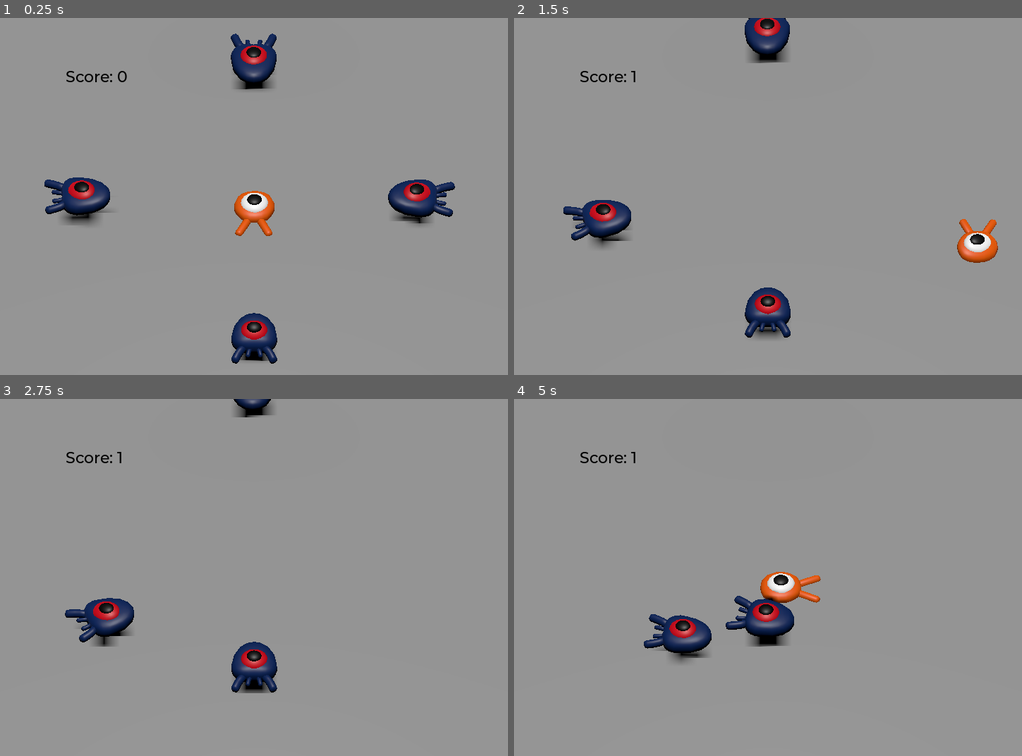
Above: before the commit, frames 1-4 (two rows, left to right).
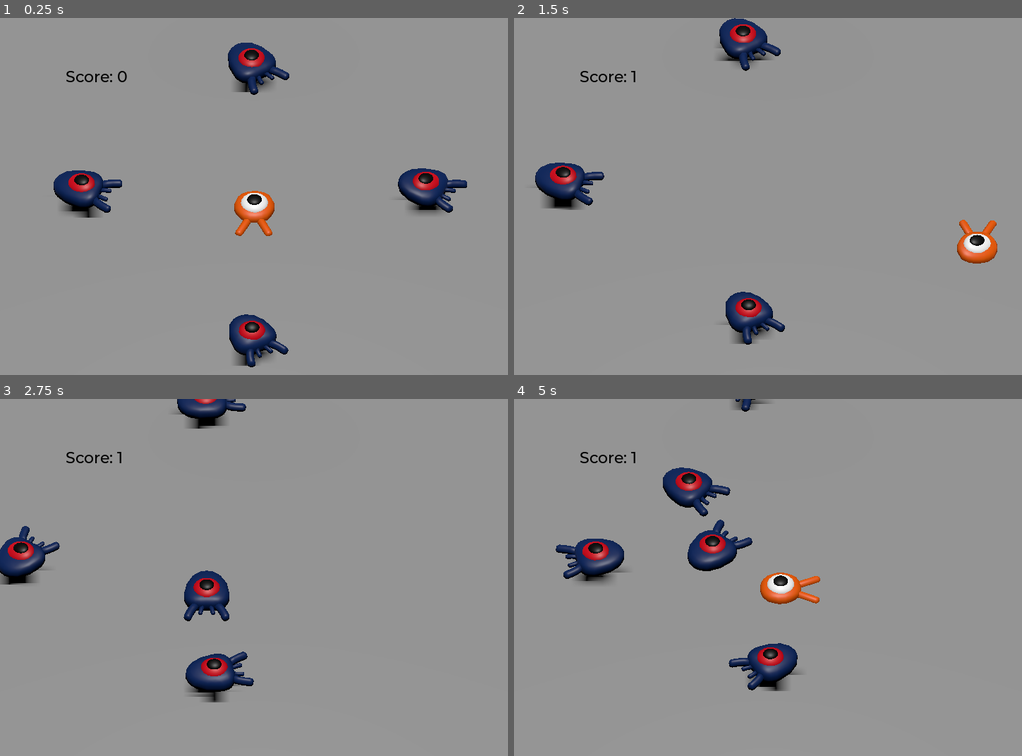
Above: after the commit, the same moments.

Repository: ph504/Godot-Tutorial
Game: Godot game, scene res://main.tscn
The game is run twice, just before and just after one commit, with the same random seed, the same clock (stepped at 60 frames per second) and the same inputs. This scene is started directly instead of the project's main scene.
Inputs:
- Up to frame 1 (0.25 s): no input
- Up to frame 2 (1.5 s): hold Right (move_right) 0.53-1.28 s; hold Down (move_back) from 1.28 s (still down)
- Up to frame 3 (2.75 s): release Down (move_back) at 2.03 s; hold Right (move_right) from 2.03 s (still down)
- Up to frame 4 (5 s): release Right (move_right) at 2.78 s; hold Up (move_forward) 2.78-3.53 s; hold Left (move_left) from 3.53 s (still down)

The runs differ from the first frame. In frame 1, 4.1% of the frame differs, in the area x 8-92%, y 4-98%; in frame 2, 5.5%; in frame 3, 6.4%; in frame 4, 7.2%, in the area x 8-61%, y 0-82%.

Commit message:
feat: Add Spawner Fix Mob Movement

Diff:
--- /dev/null
+++ b/SpawnTimer.gd
@@ -0,0 +1,11 @@
+extends Node
+
+@export var waitTime = 5
+# Called when the node enters the scene tree for the first time.
+func _ready():
+	pass # Replace with function body.
+
+
+# Called every frame. 'delta' is the elapsed time since the previous frame.
+func _process(delta):
+	pass
--- a/init_mob.gd
+++ b/init_mob.gd
@@ -1,40 +1,40 @@
 extends CharacterBody3D
 
 signal caught
-@export var rotation_speed = 1
+@export var rotation_speed = 5
 @export var min_speed = 0
 @export var max_speed = 3
 
 @export var player_position : Vector3
 
+var random_position = Vector3(randf()*20, 1, randf()*20)
 var time = 0
 
 func _physics_process(delta):
 	time+=delta
 	#transform = transform.rotated_local(up_direction, rotation_speed*delta)
 	#look_at(Vector3.UP.cross(position - Vector3(0,1,0)),Vector3.UP)
-	var random_position = Vector3(0,1,0)
-	if time > 1:
+	if time > 2.5:
 		time = 0
-		random_position = Vector3(randf_range(0,20), 1, randf_range(0,20))
-	#transform = transform.rotated(up_direction, rotation_speed*delta)
-	look_at(random_position, Vector3.UP)
-	#rotate_y(randf_range(-PI/4, PI/4))
+		random_position = Vector3(randf()*20 - 10, 1, randf()*20 - 10)
+
+	if(transform.basis.z.angle_to(random_position)>0.2):
+		transform = transform.rotated_local(up_direction, rotation_speed*delta)
 
 	var random_speed = randf_range(min_speed, max_speed)
-	velocity = (random_position - position).normalized() * random_speed
+	velocity = -transform.basis.z * random_speed
 
-	velocity = velocity.rotated(Vector3.UP, rotation.y)
+	#velocity = velocity.rotated(Vector3.UP, rotation.y)
 	move_and_slide()
 
-func initialize(start_position, player_position):
-	look_at_from_position(start_position, player_position, Vector3.UP)
-	rotate_y(randf_range(-PI/4, PI/4))
-
-	var random_speed = randf_range(min_speed, max_speed)
-	velocity = Vector3.FORWARD * random_speed
-
-	velocity = velocity.rotated(Vector3.UP, rotation.y)
+#func initialize(start_position, player_position):
+	#look_at_from_position(start_position, player_position, Vector3.UP)
+	#rotate_y(randf_range(-PI/4, PI/4))
+	#
+	#var random_speed = randf_range(min_speed, max_speed)
+	#velocity = Vector3.FORWARD * random_speed
+	#
+	#velocity = velocity.rotated(Vector3.UP, rotation.y)
 
 
 
--- a/main.gd
+++ b/main.gd
@@ -1,6 +1,18 @@
 extends Node
 
+@export var EnemyTemplate : PackedScene
 @export var player_dist_threshold = 3
 
 func _physics_process(delta):
 	var player_position = $Player.position
+
+
+
+
+func _on_spawn_time_timeout():
+	var enemy = EnemyTemplate.instantiate()
+	var groundSize = $Ground/MeshInstance3D.mesh.size
+	enemy.position.x = (randf()*15) - 7.5
+	enemy.position.z = (randf()*15) - 7.5
+
+	add_child(enemy)
--- a/main.tscn
+++ b/main.tscn
@@ -18,6 +18,7 @@
 
 [node name="Main" type="Node"]
 script = ExtResource("1_cbxg7")
+EnemyTemplate = ExtResource("2_0ek3m")
 
 [node name="Ground" type="StaticBody3D" parent="."]
 transform = Transform3D(1, 0, 0, 0, 1, 0, 0, 0, 1, 0, -1, 0)
@@ -49,7 +50,7 @@
 transform = Transform3D(1, 0, 0, 0, 1, 0, 0, 0, 1, 0, 1, -8.72)
 
 [node name="Mob2" parent="." instance=ExtResource("2_0ek3m")]
-transform = Transform3D(1, 0, 0, 0, 1, 0, 0, 0, 1, 8.06933, 1, 0)
+transform = Transform3D(1, 0, 0, 0, 1, 0, 0, 0, 1, 8.75603, 1, 0)
 
 [node name="Mob3" parent="." instance=ExtResource("2_0ek3m")]
 transform = Transform3D(1, 0, 0, 0, 1, 0, 0, 0, 1, 0, 1, 10.4659)
@@ -80,8 +81,13 @@
 ok_button_text = "Restart"
 dialog_text = "You Win!!!"
 
+[node name="Timer" type="Timer" parent="."]
+wait_time = 2.0
+autostart = true
+
 [connection signal="caught" from="Mob" to="UserInterface/ScoreLabel" method="_on_mob_caught"]
 [connection signal="caught" from="Mob2" to="UserInterface/ScoreLabel" method="_on_mob_caught"]
 [connection signal="caught" from="Mob3" to="UserInterface/ScoreLabel" method="_on_mob_caught"]
 [connection signal="caught" from="Mob4" to="UserInterface/ScoreLabel" method="_on_mob_caught"]
 [connection signal="confirmed" from="UserInterface/WinScreen" to="UserInterface/ScoreLabel" method="_on_win_screen_confirmed"]
+[connection signal="timeout" from="Timer" to="." method="_on_spawn_time_timeout"]
